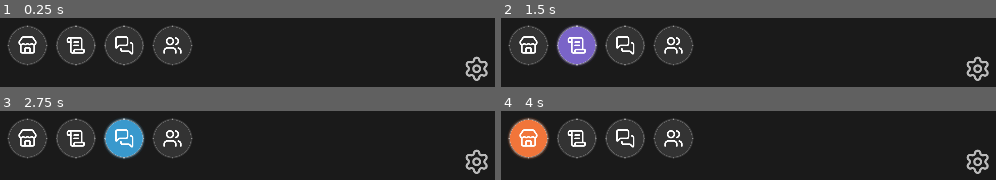
Above: before the commit, frames 1-4 (two rows, left to right).
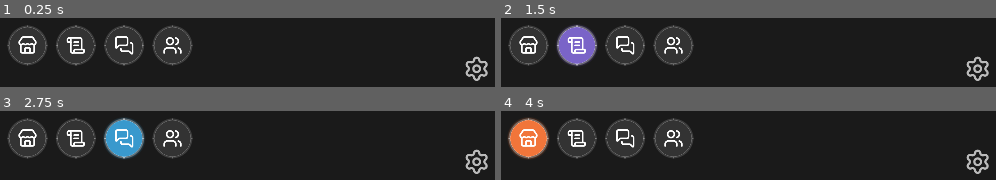
Above: after the commit, the same moments.

Repository: Bildurre/choque_de_leyendas_vg
Game: Godot game, scene res://screens/main_menu/main_menu_desktop.tscn
Same seed, same stepped clock (60 frames per second), same inputs: the game is played once before the commit and once after it.
Inputs (mouse positions are in pixels of both pictures, inside the frame that each line leads up to):
- Up to frame 1 (0.25 s): no input
- Up to frame 2 (1.5 s): click (530, 45) at 0.5 s; click (575, 45) at 1.25 s
- Up to frame 3 (2.75 s): click (123, 138) at 2 s
- Up to frame 4 (4 s): click (674, 138) at 2.75 s; click (530, 138) at 3.5 s

The runs differ from the first frame. In frame 1, 1.0% of the frame differs, in the area x 1-39%, y 11-67%; in frame 2, 1.1%; in frame 3, 1.1%; in frame 4, 1.0%.

Commit message:
Fix pixelated rounded border: increase corner_detail to 20, border to 4px
corner_detail default (8) makes circles look like polygons. Bumping
to 20 produces smooth curves. Border width increased to 4px as requested.

https://claude.ai/code/session_0176j4sJi8nNgewyZfevnuDY

Diff:
--- a/ui/components/buttons/icon_button.gd
+++ b/ui/components/buttons/icon_button.gd
@@ -66,10 +66,11 @@
 	style.content_margin_top = pad
 	style.content_margin_right = pad
 	style.content_margin_bottom = pad
-	style.border_width_left = 3
-	style.border_width_top = 3
-	style.border_width_right = 3
-	style.border_width_bottom = 3
+	style.border_width_left = 4
+	style.border_width_top = 4
+	style.border_width_right = 4
+	style.border_width_bottom = 4
+	style.corner_detail = 20
 	style.anti_aliasing = true
 	style.anti_aliasing_size = 2.0
 	return style
